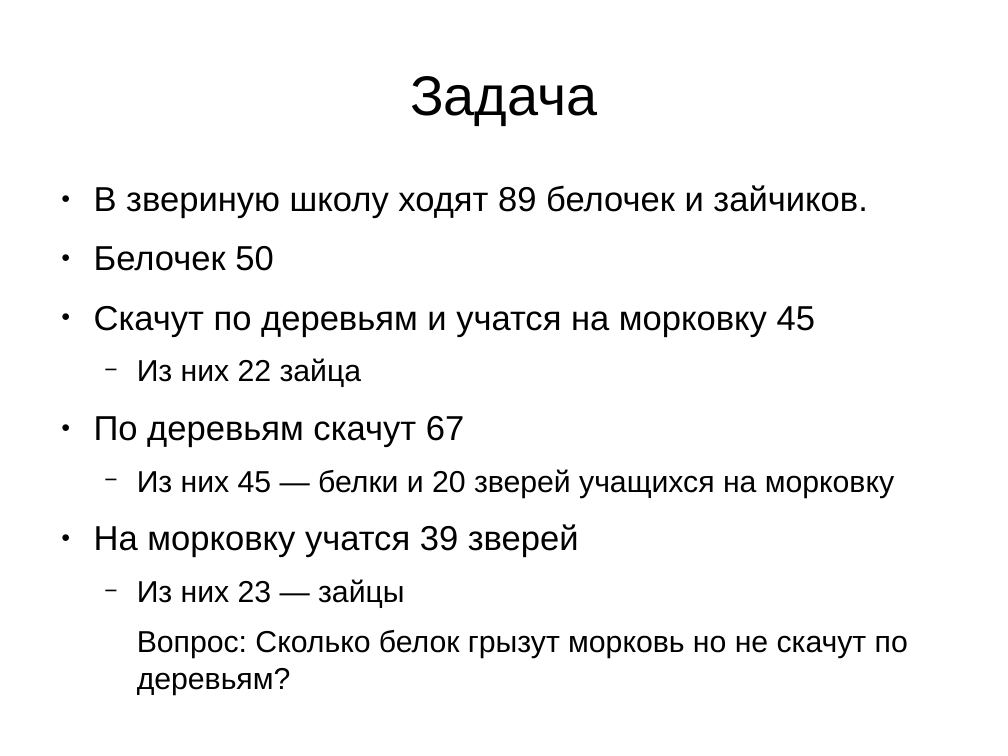
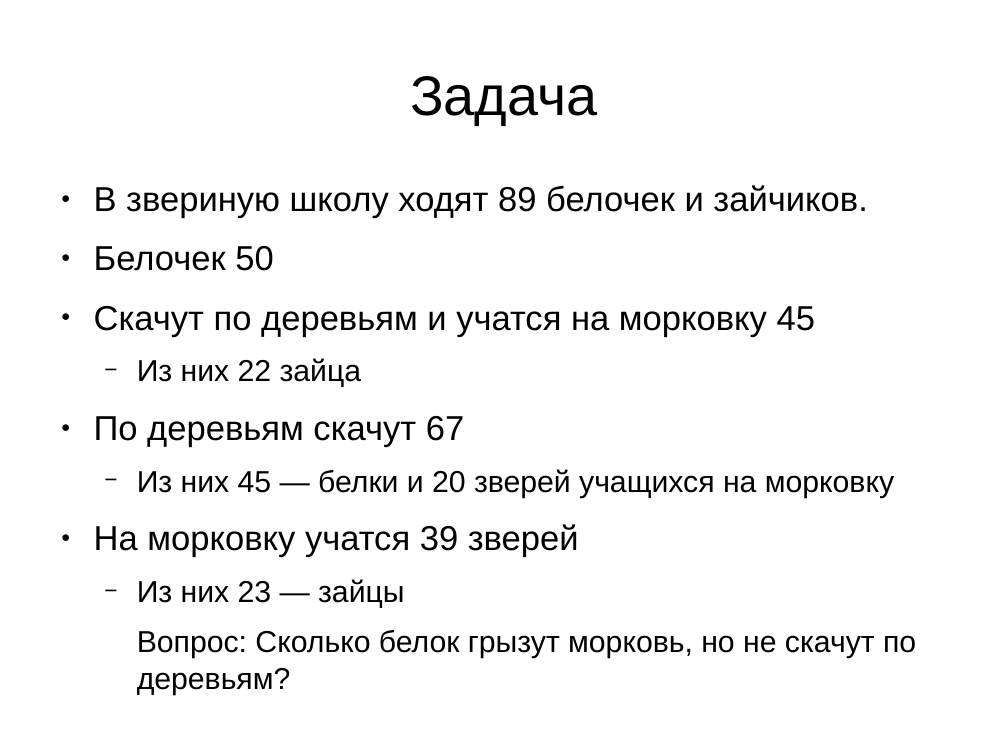
Before and after one commit to gritsulyak/School, a slide deck: slide 3 of 4/reptiloids.odp. Drawn at 1008x756 pixels with LibreOffice and Linux fonts; fonts in the diff are those of the drawing. Boxes give left, top, right and bottom in pixels: in the first picture for what was removed or moved away, otherwise in the second. Text is boxed around its words. In the diff, an @@ line names an element or a change of style, - is before the commit and + after.

```diff
--- a/4/reptiloids.odp
+++ b/4/reptiloids.odp
@@ text at (x1=137, y1=630, x2=916, y2=695): text changed @@
-  Вопрос: Сколько белок грызут морковь но не скачут по деревьям?
+  Вопрос: Сколько белок грызут морковь, но не скачут по деревьям?
```
Also in this commit, not shown: 3 other slides changed, 1 slide added, 3 other files.
